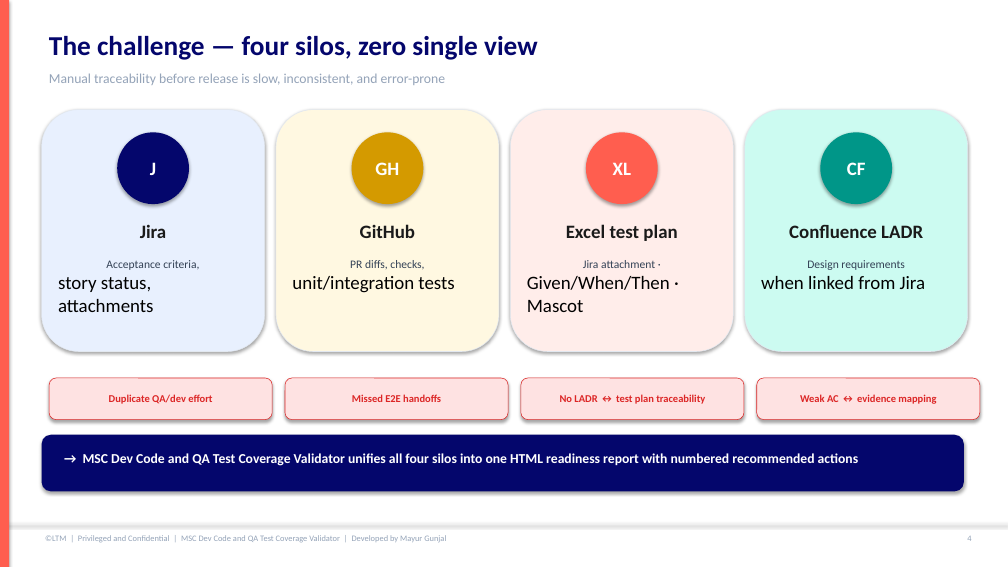
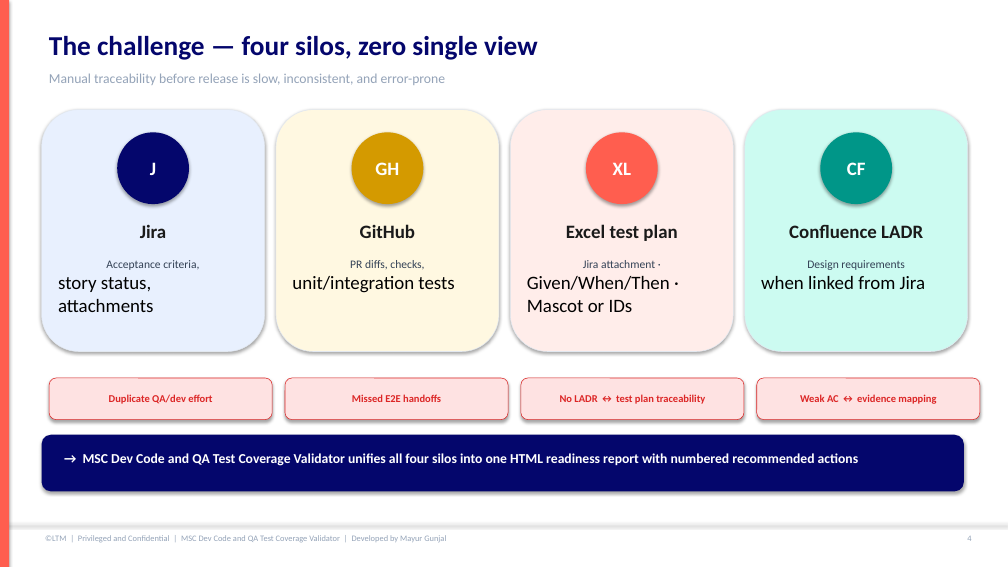
Before and after one commit to mgunjal11/pegasus-qa-agents-lab-copy, a slide deck: slide 5 of docs/MSC-Dev-Code-and-QA-Test-Coverage-Validator-Guide.pptx. Drawn at 1008x567 pixels with LibreOffice and Linux fonts; fonts in the diff are those of the drawing. Boxes give left, top, right and bottom in pixels: in the first picture for what was removed or moved away, otherwise in the second. Text is boxed around its words. In the diff, an @@ line names an element or a change of style, - is before the commit and + after.

```diff
--- a/docs/MSC-Dev-Code-and-QA-Test-Coverage-Validator-Guide.pptx
+++ b/docs/MSC-Dev-Code-and-QA-Test-Coverage-Validator-Guide.pptx
@@ text at (x1=527, y1=276, x2=670, y2=312): text changed @@
-Given/When/Then · Mascot
+Given/When/Then · Mascot or IDs
```
Also in this commit, not shown: 2 other slides changed, 10 other files.
